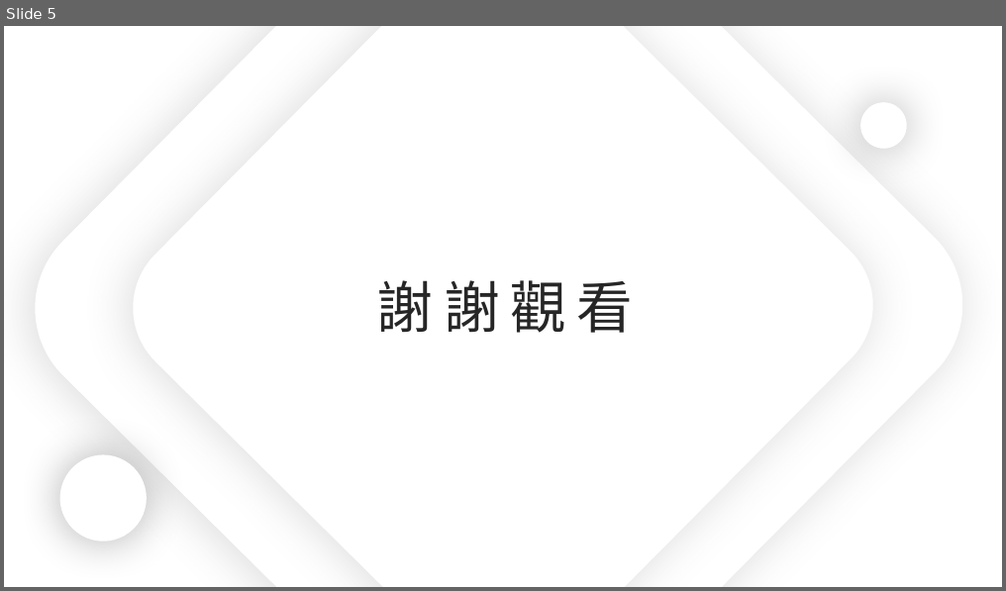
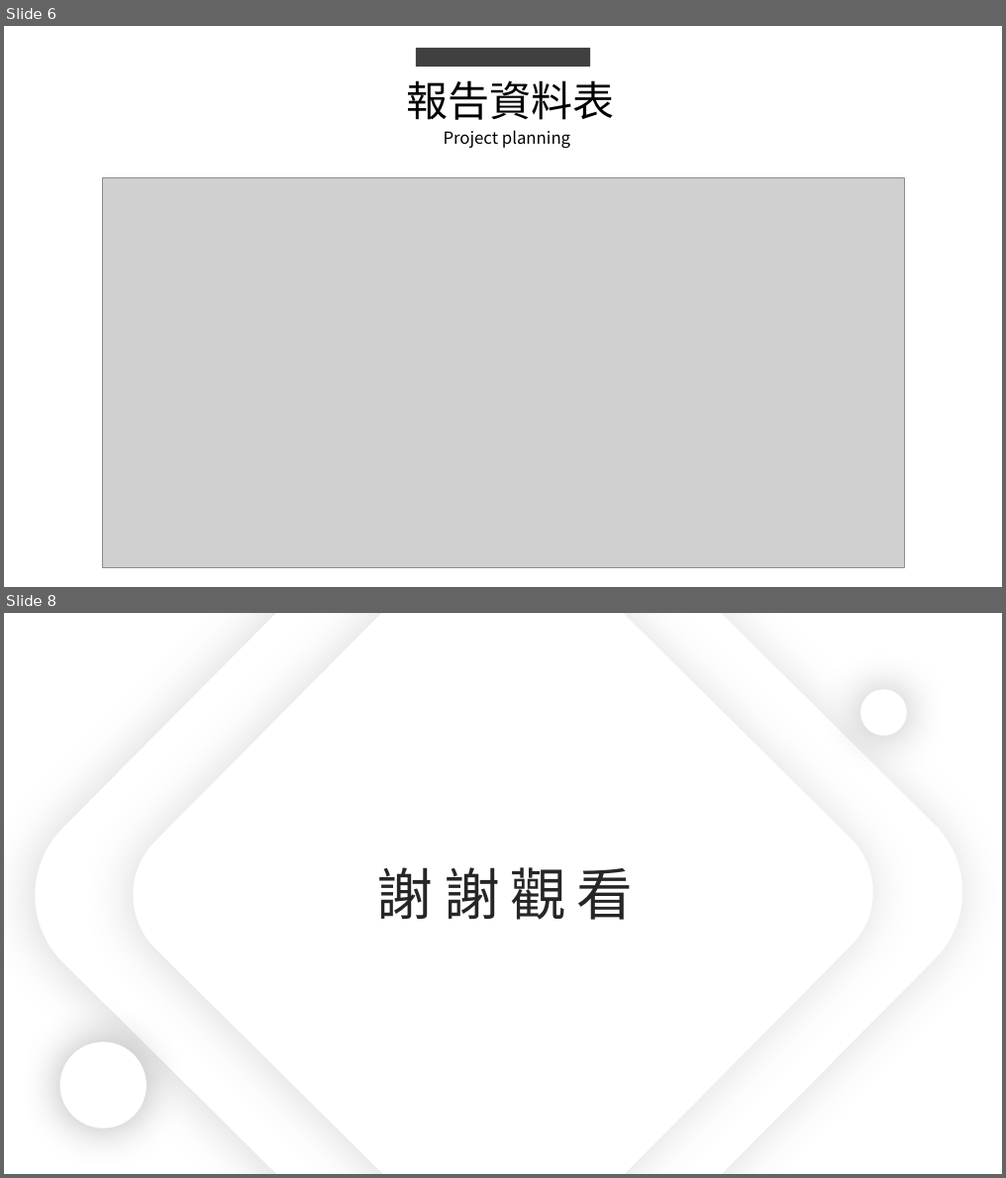
Before and after one commit to king637324/KnowledgeGreenhouseSystem, a slide deck: 工作日報_葉柏漢/2021.09/2021.09.10(加班)~2021.09.11工作日報_葉柏漢.pptx. Shown one above the other, each under a label of ours: slide 5 before the commit, slides 6 and 8 after it; the slides between them are not shown. The pictures are 1006x591 and 1006x1178 pixels, drawn with LibreOffice and Linux fonts; fonts in the diff are those of the drawing; grey boxes stand for pictures. Boxes give left, top, right and bottom in pixels: in the first picture for what was removed or moved away, otherwise in the second. Text is boxed around its words. In the diff, an @@ line names an element or a change of style, - is before the commit and + after.

```diff
--- a/工作日報_葉柏漢/2021.09/2021.09.10(加班)~2021.09.11工作日報_葉柏漢.pptx
+++ b/工作日報_葉柏漢/2021.09/2021.09.10(加班)~2021.09.11工作日報_葉柏漢.pptx
@@ slide 6 added at [4, 26, 1002, 587], background #FFFFFF @@
@@ rectangle added at [416, 48, 590, 67], fill #404040 @@
@@ text added at [407, 80, 615, 120], 40 pt, text #000000 @@
+報告資料表
@@ text added at [444, 130, 570, 148], 16 pt, text #000000 @@
+Project planning
@@ picture added at [102, 178, 904, 569] @@
@@ what was slide 5 is now slide 8 @@
```
Also in this commit, not shown: 2 slides changed, 2 other slides added, 3 other files.
